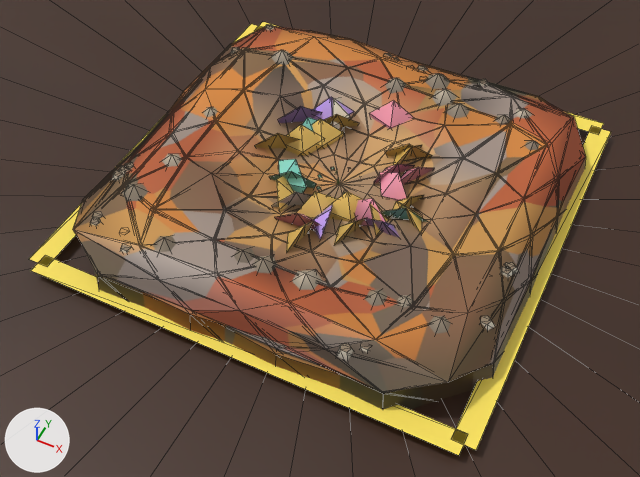
The glTF model creator-build-project/assets/bundles/region_coast/models/coast_board.glb, before and after one commit.
Camera for both pictures: a 50 mm lens placed at (0.627, -1.358, 1.578), pointed at (-0.005, -0.093, -0.003). The lights are fixed; the arrows at lower left show +X, +Y and +Z. The older version comes first. Mesh edges are drawn as thin lines. Vertices at exactly the same position are counted once.

The scene before the commit, as lines of its bpy script (objects in view):
```python
ob_reef_base = bpy.data.objects.new('reef_base', me_reef_base)
ob_reef_base.location = (0.0, 0.0, 0.0)
ob_slab_0 = bpy.data.objects.new('slab_0', me_slab_0)
ob_slab_0.location = (0.0, 0.0, 0.0)
ob_slab_1 = bpy.data.objects.new('slab_1', me_slab_1)
ob_slab_1.location = (0.0, 0.0, 0.0)
ob_slab_2 = bpy.data.objects.new('slab_2', me_slab_2)
ob_slab_2.location = (0.0, 0.0, 0.0)
ob_slab_3 = bpy.data.objects.new('slab_3', me_slab_3)
ob_slab_3.location = (0.0, 0.0, 0.0)
ob_slab_4 = bpy.data.objects.new('slab_4', me_slab_4)
ob_slab_4.location = (0.0, 0.0, 0.0)
ob_slab_5 = bpy.data.objects.new('slab_5', me_slab_5)
ob_slab_5.location = (0.0, 0.0, 0.0)
# also in view: 'beacon_line' at (0.0, 0.0, 0.075)
```
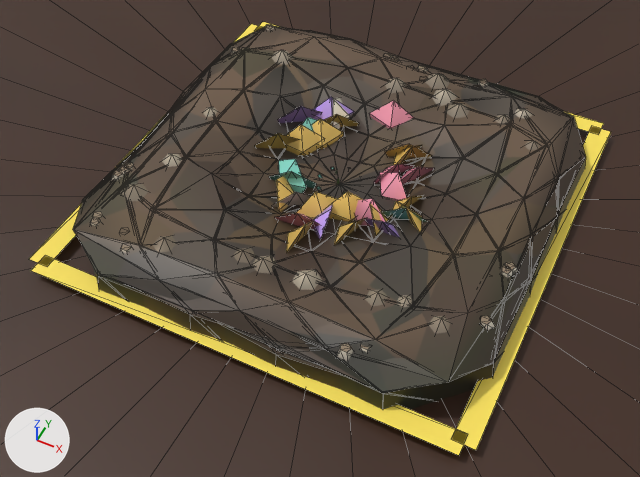
Location of each change, (x1, y1, x2, y2) in pixels of the pictures (640 x 477 px):
part 1 of me_slab_0, recoloured: (128, 29, 547, 361) in both
part 2 of me_slab_0, recoloured: (127, 28, 469, 392) in both
part 3 of me_slab_1, recoloured: (110, 26, 586, 379) in both
part 4 of me_slab_1, recoloured: (127, 27, 559, 313) in both
part 5 of me_slab_2, recoloured: (149, 58, 520, 310) in both
part 6 of me_slab_2, recoloured: (117, 51, 529, 297) in both
part 7 of me_slab_2, recoloured: (116, 73, 553, 390) in both
part 8 of me_slab_3, recoloured: (73, 59, 530, 288) in both
part 9 of me_slab_3, recoloured: (73, 61, 564, 389) in both
part 10 of me_slab_4, recoloured: (77, 47, 525, 382) in both
part 11 of me_slab_4, recoloured: (78, 30, 540, 405) in both
part 12 of me_slab_5, recoloured: (224, 96, 428, 265) in both
part 13 of me_slab_5, recoloured: (226, 92, 445, 259) in both
part 14 of me_slab_5, recoloured: (132, 44, 562, 407) in both
part 15 of me_slab_5, recoloured: (125, 65, 523, 362) in both

The change, as a list of edits to the scene's bpy script:
```text
Change me_slab_0:
    where me_slab_0.from_pydata(...)  # 250 vertices, 422 faces; spans x -0.511..0.513, y -0.519..0.51, z -0.03..0.182
    me_slab_0 part 1: 163 faces centred in x -0.443..0.432, y -0.447..0.428, z 0.099..0.168 are repainted in the vertex colours; the middle colour goes from orange #ca853d to brown #5e4c3b
    me_slab_0 part 2: 77 faces centred in x -0.504..0.504, y -0.505..0.503, z 0.016..0.155 are repainted in the vertex colours; the middle colour goes from brown #925520 to brown #433427
Change me_slab_1:
    where me_slab_1.from_pydata(...)  # 250 vertices, 422 faces; spans x -0.514..0.516, y -0.512..0.51, z -0.03..0.182
    me_slab_1 part 3: 100 faces centred in x -0.505..0.506, y -0.503..0.5, z 0.015..0.165 are repainted in the vertex colours; the middle colour goes from brown #853d1e to brown #403327
    me_slab_1 part 4: 140 faces centred in x -0.426..0.431, y -0.385..0.382, z 0.096..0.166 are repainted in the vertex colours; the middle colour goes from orange #bb744c to brown #574637
Change me_slab_2:
    where me_slab_2.from_pydata(...)  # 250 vertices, 422 faces; spans x -0.517..0.514, y -0.512..0.512, z -0.03..0.186
    me_slab_2 part 5: 109 faces centred in x -0.43..0.389, y -0.387..0.386, z 0.096..0.166 are repainted in the vertex colours; the middle colour goes from beige #af967d to brown #4f463d
    me_slab_2 part 6: 71 faces centred in x -0.459..0.45, y -0.462..0.446, z 0.096..0.162 are repainted in the vertex colours; the middle colour goes from brown #958376 to brown #4d443b
    me_slab_2 part 7: 60 faces centred in x -0.504..0.507, y -0.504..0.504, z 0.018..0.141 are repainted in the vertex colours; the middle colour goes from brown #5e524a to black #2f2923
Change me_slab_3:
    where me_slab_3.from_pydata(...)  # 250 vertices, 422 faces; spans x -0.513..0.513, y -0.519..0.514, z -0.03..0.184
    me_slab_3 part 8: 151 faces centred in x -0.441..0.429, y -0.429..0.425, z 0.096..0.165 are repainted in the vertex colours; the middle colour goes from orange #c79552 to brown #5a4a35
    me_slab_3 part 9: 89 faces centred in x -0.502..0.505, y -0.507..0.507, z 0.017..0.157 are repainted in the vertex colours; the middle colour goes from brown #8f632e to brown #413424
Change me_slab_4:
    where me_slab_4.from_pydata(...)  # 270 vertices, 454 faces; spans x -0.516..0.516, y -0.516..0.513, z -0.03..0.185
    me_slab_4 part 10: 171 faces centred in x -0.45..0.447, y -0.443..0.434, z 0.095..0.165 are repainted in the vertex colours; the middle colour goes from brown #8b6747 to brown #45372b
    me_slab_4 part 11: 69 faces centred in x -0.508..0.507, y -0.506..0.502, z 0.017..0.149 are repainted in the vertex colours; the middle colour goes from brown #4c3c25 to brown #302b1d
Change me_slab_5:
    where me_slab_5.from_pydata(...)  # 270 vertices, 454 faces; spans x -0.511..0.513, y -0.513..0.513, z -0.03..0.188
    me_slab_5 part 12: 22 faces centred in x -0.386..0.305, y -0.301..0.302, z 0.105..0.163 are repainted in the vertex colours; the middle colour goes from brown #78604f to brown #403931
    me_slab_5 part 13: 81 faces centred in x -0.275..0.303, y -0.27..0.301, z 0.099..0.156 are repainted in the vertex colours; the middle colour goes from brown #a68563 to dark grey #3c352e
    me_slab_5 part 14: 64 faces centred in x -0.504..0.504, y -0.499..0.503, z 0.018..0.141 are repainted in the vertex colours; the middle colour goes from brown #443c2a to black #2b2c20
    me_slab_5 part 15: 73 faces centred in x -0.444..0.446, y -0.44..0.441, z 0.143..0.165 are repainted in the vertex colours; the middle colour goes from brown #72604d to brown #453f35
```
